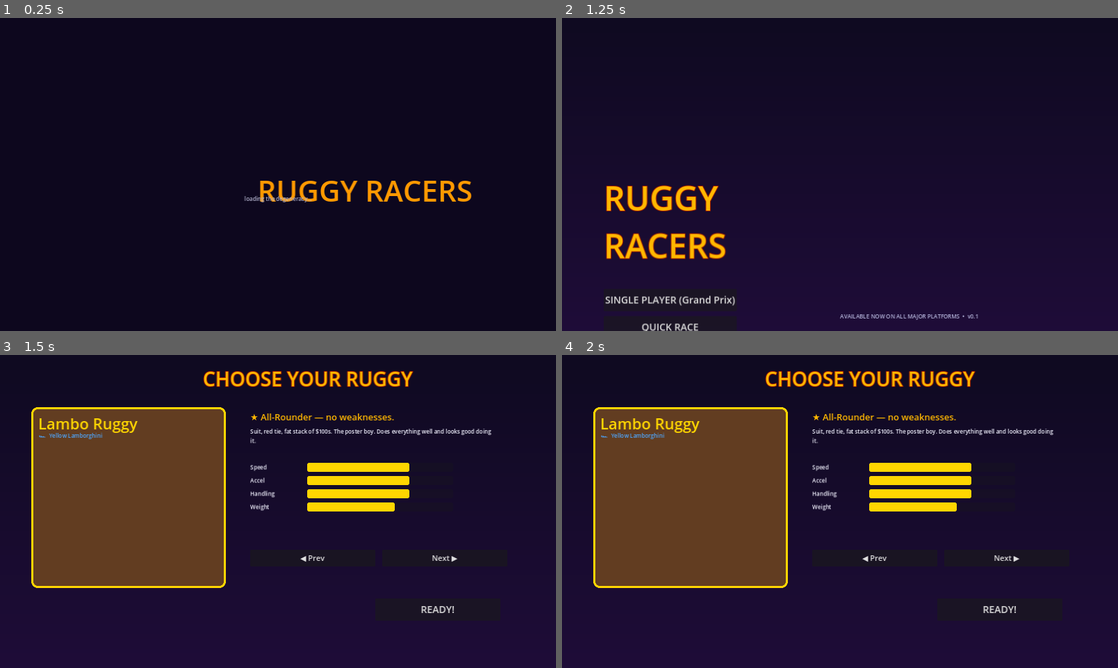
Above: before the commit, frames 1-4 (two rows, left to right).
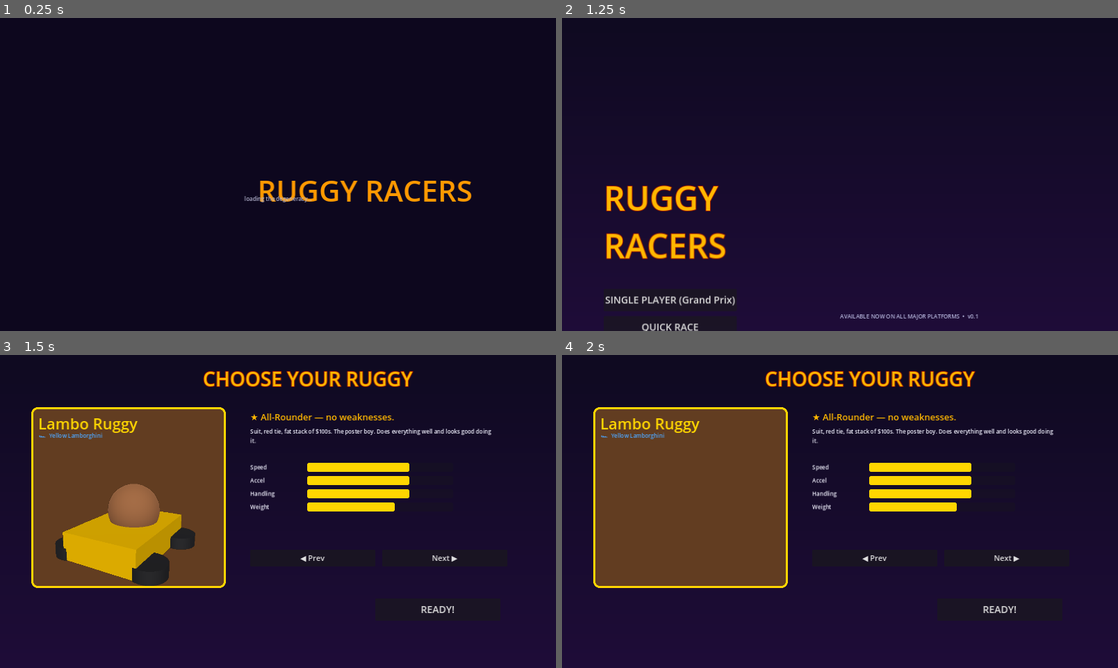
Above: after the commit, the same moments.

Repository: ehood34/Ruggy.Sol
Game: Godot game, scene res://scenes/ui/Boot.tscn
The game is run twice, just before and just after one commit, with the same random seed, the same clock (stepped at 60 frames per second) and the same inputs.
Inputs (mouse positions are in pixels of both pictures, inside the frame that each line leads up to):
- Up to frame 1 (0.25 s): no input
- Up to frame 2 (1.25 s): tap Enter at 0.5 s; move the mouse to (962, 158) at 0.52 s; hold D (steer_right) from 0.53 s (still down); hold Space (drift) from 0.53 s (still down)
- Up to frame 3 (1.5 s): release D (steer_right) at 1.25 s; release Space (drift) at 1.25 s; click "SINGLE PLAYER (Grand Prix)" at 1.25 s
- Up to frame 4 (2 s): no input

Frames 1-2 are identical in both runs. In frame 3, 4.7% of the frame differs, in the area x 9-36%, y 41-74%; in frame 4, nothing differs.

Commit message:
Character-select 3D preview, model rotation default, anim auto-play
- CharacterSelect: live spinning 3D preview (SubViewport) of the selected
  racer's kart + Ruggy, using the same model-mount path as in-race. Replaces
  the flat color panel.
- RacerDB MODELS: default vehicle/character rot_y to 90 (most models import
  facing sideways); documented how to flip (-90 / 180).
- ModelMount: auto-play a looping animation if the model ships one (Meshy
  rigged/animated GLBs), preferring drive/sit/idle clips; no-op for static
  T-pose meshes.

Co-Authored-By: Claude Opus 4.8 <noreply@anthropic.com>
Claude-Session: https://claude.ai/code/session_01RJs6KtThFJ4tepBP167f9u

Diff:
--- a/RuggyRacers/scripts/autoload/RacerDB.gd
+++ b/RuggyRacers/scripts/autoload/RacerDB.gd
@@ -197,13 +197,16 @@
 # you should ever need. The character `offset` lifts/seats the driver.
 
 const MODELS := {
+	# rot_y turns the model to face forward (the kart drives toward -Z). If a
+	# model faces LEFT, 90 fixes it; if that makes it face RIGHT, use -90 (=270);
+	# 180 = full flip. Tweak per model until it points where the kart drives.
 	"lambo": {
-		"vehicle":   {"dir": "res://assets/models/lambo/vehicle",   "size": 3.0, "scale": 1.0, "rot_y": 0.0,   "offset": Vector3(0, 0, 0)},
-		"character": {"dir": "res://assets/models/lambo/character", "size": 1.3, "scale": 1.0, "rot_y": 180.0, "offset": Vector3(0, 0.5, -0.1)},
+		"vehicle":   {"dir": "res://assets/models/lambo/vehicle",   "size": 3.0, "scale": 1.0, "rot_y": 90.0,  "offset": Vector3(0, 0, 0)},
+		"character": {"dir": "res://assets/models/lambo/character", "size": 1.3, "scale": 1.0, "rot_y": 90.0,  "offset": Vector3(0, 0.5, -0.1)},
 	},
 	"trench": {
-		"vehicle":   {"dir": "res://assets/models/trench/vehicle",   "size": 3.0, "scale": 1.0, "rot_y": 0.0,   "offset": Vector3(0, 0, 0)},
-		"character": {"dir": "res://assets/models/trench/character", "size": 1.3, "scale": 1.0, "rot_y": 180.0, "offset": Vector3(0, 0.5, -0.1)},
+		"vehicle":   {"dir": "res://assets/models/trench/vehicle",   "size": 3.0, "scale": 1.0, "rot_y": 90.0,  "offset": Vector3(0, 0, 0)},
+		"character": {"dir": "res://assets/models/trench/character", "size": 1.3, "scale": 1.0, "rot_y": 90.0,  "offset": Vector3(0, 0.5, -0.1)},
 	},
 }
 
--- a/RuggyRacers/scripts/kart/ModelMount.gd
+++ b/RuggyRacers/scripts/kart/ModelMount.gd
@@ -55,7 +55,43 @@
 		float(cfg.get("rot_x", 0.0)),
 		float(cfg.get("rot_y", 0.0)),
 		float(cfg.get("rot_z", 0.0)))
+
+	# If the model ships with animations (e.g. a Meshy "driving"/"idle" rig),
+	# auto-play a looping one so the character isn't a rigid T-pose. Static
+	# meshes have no AnimationPlayer and this is a no-op.
+	_play_loop_animation(inst, cfg.get("anim", ""))
 	return inst
+
+static func _play_loop_animation(root: Node, preferred: String) -> void:
+	var ap := _find_animation_player(root)
+	if ap == null:
+		return
+	var names := ap.get_animation_list()
+	if names.is_empty():
+		return
+	var pick := String(names[0])
+	# Prefer an explicitly-named anim, else the first that looks driving/idle-ish.
+	var prefs := [preferred.to_lower(), "driv", "sit", "seat", "idle", "pose", "stand"]
+	for p in prefs:
+		if p == "":
+			continue
+		for n in names:
+			if p in String(n).to_lower():
+				pick = String(n)
+				break
+	var anim := ap.get_animation(pick)
+	if anim:
+		anim.loop_mode = Animation.LOOP_LINEAR
+	ap.play(pick)
+
+static func _find_animation_player(node: Node) -> AnimationPlayer:
+	if node is AnimationPlayer:
+		return node
+	for c in node.get_children():
+		var found := _find_animation_player(c)
+		if found:
+			return found
+	return null
 
 # ---------------------------------------------------------------------------
 
--- a/RuggyRacers/scripts/ui/CharacterSelect.gd
+++ b/RuggyRacers/scripts/ui/CharacterSelect.gd
@@ -17,6 +17,12 @@
 var _trait_label: Label
 var _stat_bars: Dictionary = {}
 var _lock_label: Label
+
+# Live 3D preview (SubViewport renders the selected kart + Ruggy).
+var _preview_vp: SubViewport
+var _preview_cam: Camera3D
+var _preview_holder: Node3D     # spins; holds the instanced kart
+var _preview_kart: Node3D
 
 func _ready() -> void:
 	_intent = GameManager.get_meta("menu_intent", "quick_race")
@@ -42,6 +48,8 @@
 	_preview_panel.custom_minimum_size = Vector2(560, 520)
 	_preview_panel.position = Vector2(90, 150)
 	add_child(_preview_panel)
+
+	_build_preview3d()
 
 	_name_label = Label.new()
 	_name_label.add_theme_font_size_override("font_size", 44)
@@ -146,6 +154,83 @@
 		fill.bg_color = r["accent_color"]
 		fill.set_corner_radius_all(6)
 		(_stat_bars[stat] as ProgressBar).add_theme_stylebox_override("fill", fill)
+
+	_spawn_preview(rid)
+
+# ---------------------------------------------------------------------------
+# Live 3D preview
+# ---------------------------------------------------------------------------
+
+func _build_preview3d() -> void:
+	_preview_vp = SubViewport.new()
+	_preview_vp.size = Vector2i(540, 500)
+	_preview_vp.transparent_bg = true
+	_preview_vp.own_world_3d = true
+	_preview_vp.world_3d = World3D.new()
+	_preview_vp.render_target_update_mode = SubViewport.UPDATE_ALWAYS
+	add_child(_preview_vp)
+
+	# Ambient + key light so the model reads well against the transparent bg.
+	var env := Environment.new()
+	env.background_mode = Environment.BG_COLOR
+	env.background_color = Color(0, 0, 0, 0)
+	env.ambient_light_source = Environment.AMBIENT_SOURCE_COLOR
+	env.ambient_light_color = Color(0.6, 0.6, 0.72)
+	env.ambient_light_energy = 1.2
+	_preview_cam = Camera3D.new()
+	_preview_cam.environment = env
+	_preview_cam.fov = 40.0
+	_preview_vp.add_child(_preview_cam)
+	_preview_cam.current = true
+	var key := DirectionalLight3D.new()
+	key.rotation_degrees = Vector3(-35, 35, 0)
+	key.light_energy = 1.4
+	_preview_vp.add_child(key)
+
+	_preview_holder = Node3D.new()
+	_preview_vp.add_child(_preview_holder)
+
+	# Show the viewport's render inside the panel, behind the text labels.
+	var tr := TextureRect.new()
+	tr.texture = _preview_vp.get_texture()
+	tr.set_anchors_and_offsets_preset(Control.PRESET_FULL_RECT)
+	tr.stretch_mode = TextureRect.STRETCH_KEEP_ASPECT_CENTERED
+	tr.mouse_filter = Control.MOUSE_FILTER_IGNORE
+	_preview_panel.add_child(tr)
+	_preview_panel.move_child(tr, 0) # behind the labels added later
+
+func _spawn_preview(rid: String) -> void:
+	if _preview_holder == null:
+		return
+	if _preview_kart and is_instance_valid(_preview_kart):
+		_preview_kart.queue_free()
+		_preview_kart = null
+	var packed := load("res://scenes/karts/Kart.tscn")
+	if packed == null:
+		return
+	var kart: Node3D = packed.instantiate()
+	# It's just a display dummy — no physics, no input, no active camera.
+	if kart is KartController:
+		(kart as KartController).is_player = false
+	kart.set_physics_process(false)
+	kart.set_process(false)
+	_preview_holder.add_child(kart)
+	# Mount this racer's models / tint (works exactly like in-race).
+	if kart.has_method("apply_theme"):
+		kart.call("apply_theme", rid)
+	var cam := kart.get_node_or_null("CameraRig/Camera3D")
+	if cam:
+		(cam as Camera3D).current = false
+	kart.position = Vector3.ZERO
+	_preview_kart = kart
+	_preview_holder.rotation = Vector3.ZERO
+	# Frame the kart from a front-3/4 angle.
+	_preview_cam.position = Vector3(2.6, 1.7, 3.6)
+	_preview_cam.look_at(Vector3(0, 0.7, 0), Vector3.UP)
+
+func _process(delta: float) -> void:
+	if _preview_holder:
+		_preview_holder.rotate_y(delta * 0.6) # slow turntable
 
 func _input(event: InputEvent) -> void:
 	if event.is_action_pressed("steer_left"):
